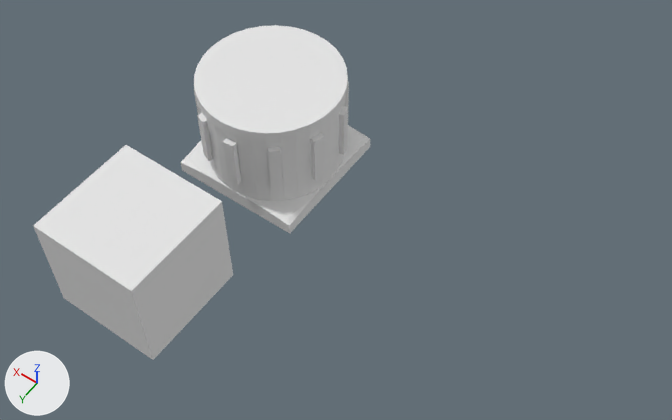
A saved change to the Blender file untitled.blend.
One viewpoint serves both versions: a 50 mm lens placed at (-7.57, 4.71, 13.13), pointed at (-2.28, -2.7, 1.49). Every picture has the same lights, and +X, +Y and +Z are marked at lower left.

The scene before the commit, as lines of its bpy script (objects in view):
```python
me_cube = bpy.data.meshes.new('Cube')
me_cube.from_pydata(...)  # a box spanning x -1.0..1.0, y -1.0..1.0, z -1.0..1.0
me_cube.materials.append(mat_material)  # white #e7e7e7
me_cube_012 = bpy.data.meshes.new('Cube.012')
me_cube_012.from_pydata(...)  # 20 vertices, 14 faces; spans x -1.0..1.0, y -1.0..1.0, z -1.0..1.0
me_cylinder_001 = bpy.data.meshes.new('Cylinder.001')
me_cylinder_001.from_pydata(...)  # a 32-sided cylinder along z spanning x -0.5..0.5, y -0.5..0.5, z -0.5..0.5
ob_cube = bpy.data.objects.new('Cube', me_cube)
ob_cube.location = (0.0, -0.5, 1.0)
ob_cube_012 = bpy.data.objects.new('Cube.012', me_cube_012)
ob_cube_012.location = (0.0, -4.0, 0.15)
ob_cube_012.scale = (1.25, 1.25, 0.15)
ob_cylinder_001 = bpy.data.objects.new('Cylinder.001', me_cylinder_001)
ob_cylinder_001.location = (0.0, -4.0, 2.0)
ob_cylinder_001.scale = (2.6, 2.6, 0.2)
# also in view: 'Cube.005' at (-1.23, -4.37, 1.2); 'Cylinder' at (0.0, -4.0, 1.0)
```
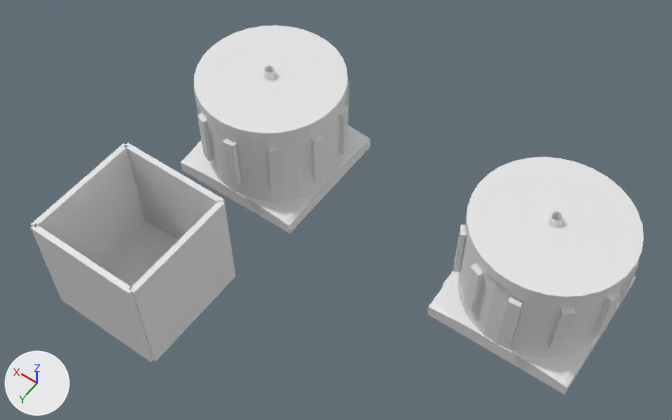
Boxes (x1, y1, x2, y2) around the edits, measured in the pictures (672 x 420 px):
'Cylinder.004', added
    after: (427, 157, 644, 395)
'Cube', reshaped, moved, turned, rescaled
    before: (33, 145, 233, 360)
    after: (31, 143, 236, 362)
'Torus.001', added
    after: (264, 66, 276, 80)
part 1 of me_cube, added
    after: (31, 143, 145, 265)
part 2 of me_cube, added
    after: (98, 220, 178, 287)
part 3 of me_cube, added
    after: (129, 200, 236, 362)
part 4 of me_cube, added
    after: (31, 224, 153, 362)

The change, as a list of edits to the scene's bpy script:
```text
Change me_cube:
    where me_cube.from_pydata(...)  # 8 vertices, 6 faces; spans x -1.0..1.0, y -1.0..1.0, z -1.0..1.0
    used by ob_cube; location = (0.0, -0.5, 1.0)
    remove me_cube.materials.append(mat_material)  # white #e7e7e7
    me_cube part 1: a new loose piece, a box spanning x 0.0..40.0, y -1.0..1.0, z 0.95..1.05
    me_cube part 2: a new loose piece, a box spanning x 0.0..40.0, y -1.0..-0.9, z -1.0..1.0
    me_cube part 3: a new loose piece, a box spanning x 0.0..40.0, y -1.0..1.0, z -1.05..-0.95
    me_cube part 4: a new loose piece, a box spanning x 39.0..41.0, y -1.0..1.0, z -1.0..1.0
Add me_torus_001:
    me_torus_001.from_pydata(...)  # a torus around z (ring radius 1.0, tube radius 0.25) spanning x -1.25..1.25, y -1.25..1.25, z -0.25..0.25
Add me_cylinder_004:
    me_cylinder_004.from_pydata(...)  # 884 vertices, 764 faces; spans x -0.51..0.52, y -0.52..0.52, z -10.0..1.25
Change ob_cube:
    ob_cube.location: (0.0, -0.5, 1.0) -> (0.0, -1.5, 1.0)
    ob_cube.rotation_euler: (0.0, 0.0, 0.0) -> (1.571, 0.0, 1.571)  # degrees (0, 0, 0) -> degrees (90, 0, 90)
    ob_cube.scale: (1.0, 1.0, 1.0) -> (0.05, 1.0, 1.0)
Add ob_torus_001:
    ob_torus_001 = bpy.data.objects.new('Torus.001', me_torus_001)
    ob_torus_001.location = (0.03, -4.01, 2.0)
    ob_torus_001.scale = (0.08, 0.08, 1.0)
Add ob_cylinder_004:
    ob_cylinder_004 = bpy.data.objects.new('Cylinder.004', me_cylinder_004)
    ob_cylinder_004.location = (-5.34, -4.0, 2.0)
    ob_cylinder_004.scale = (2.6, 2.6, 0.2)
```
